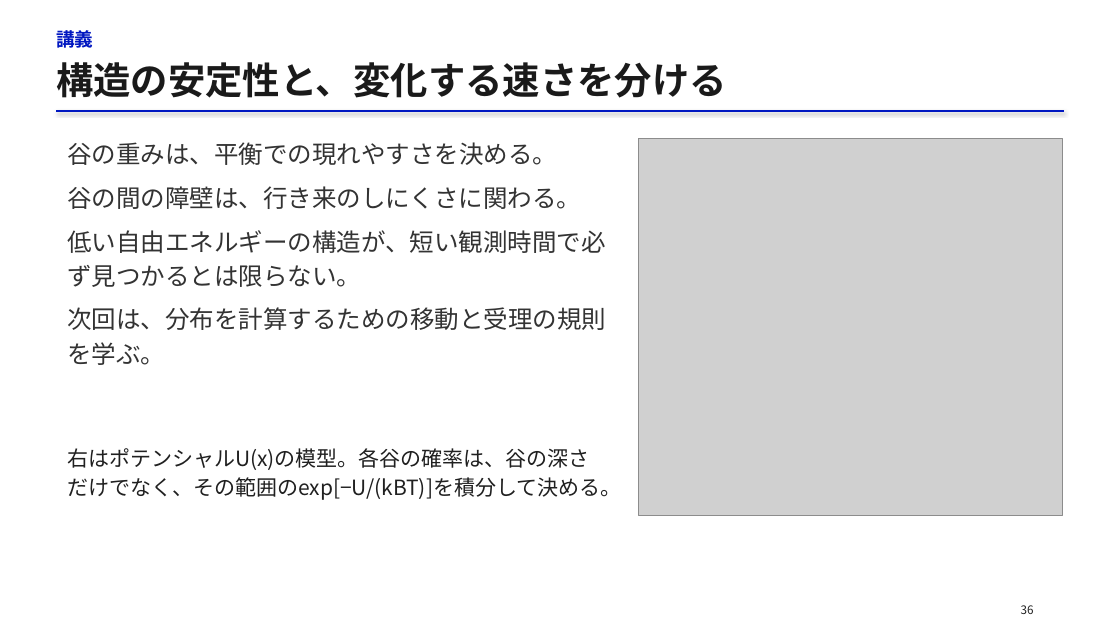
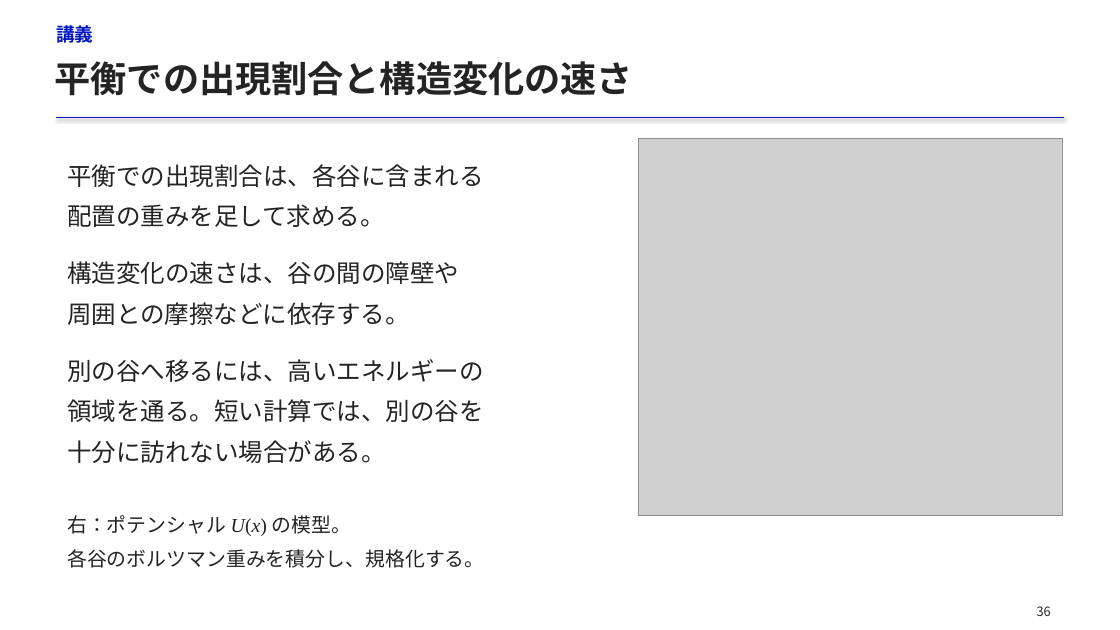
Before and after one commit to matsunagalab/lecture_bioinfo, a slide deck: slide 36 of 09_分子の相互作用と構造の安定性/09_分子の相互作用と構造の安定性.pptx. Drawn at 1120x630 pixels with LibreOffice and Linux fonts; fonts in the diff are those of the drawing; grey boxes stand for pictures. Boxes give left, top, right and bottom in pixels: in the first picture for what was removed or moved away, otherwise in the second. Text is boxed around its words. In the diff, an @@ line names an element or a change of style, - is before the commit and + after.

```diff
--- a/09_分子の相互作用と構造の安定性/09_分子の相互作用と構造の安定性.pptx
+++ b/09_分子の相互作用と構造の安定性/09_分子の相互作用と構造の安定性.pptx
@@ text "講義": place and size @@
-text "講義" at [56, 26, 93, 51]
+text "講義" at [56, 22, 93, 47]
@@ text at [55, 61, 633, 96]: text changed; size 32 to 31 pt; text colour #1A1A1A to #242424 @@
-構造の安定性と、変化する速さを分ける
+平衡での出現割合と構造変化の速さ
@@ line moved from (56, 111) - (1065, 111) to (56, 118) - (1065, 118) @@
@@ text at [67, 164, 484, 463]: text changed; text colour #333333 to #242424 @@
-谷の重みは、平衡での現れやすさを決める。
-谷の間の障壁は、行き来のしにくさに関わる。
-低い自由エネルギーの構造が、短い観測時間で必ず見つかるとは限らない。
-次回は、分布を計算するための移動と受理の規則を学ぶ。
+平衡での出現割合は、各谷に含まれる
+配置の重みを足して求める。
+構造変化の速さは、谷の間の障壁や
+周囲との摩擦などに依存する。
+別の谷へ移るには、高いエネルギーの
+領域を通る。短い計算では、別の谷を
+十分に訪れない場合がある。
@@ text at [67, 515, 484, 568]: text changed; size 18 to 17 pt; text colour #202020 to #242424 @@
-右はポテンシャルU(x)の模型。各谷の確率は、谷の深さだけでなく、その範囲のexp[−U/(kBT)]を積分して決める。
+右：ポテンシャル U(x) の模型。
+各谷のボルツマン重みを積分し、規格化する。
@@ text "36" at [1037, 606, 1051, 616]: size 10 to 11 pt, text colour #202020 to #242424; alignment left to centre; line spacing 14pt to 1.18 @@
```
Also in this commit, not shown: 52 other slides changed, 3 slides added, 1 slide removed, 3 other files.
